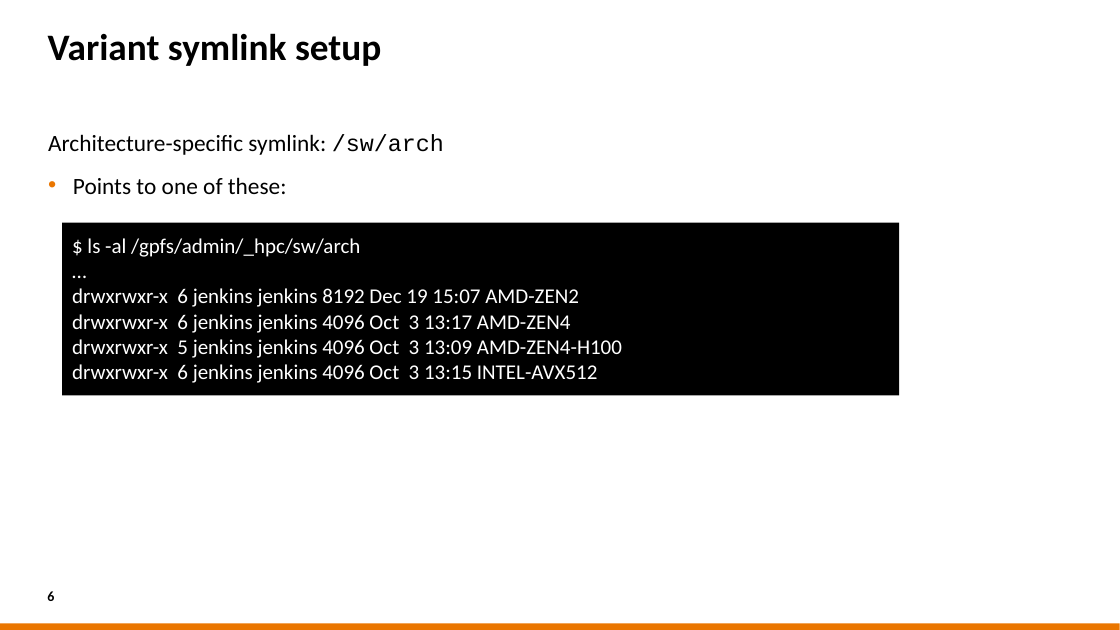
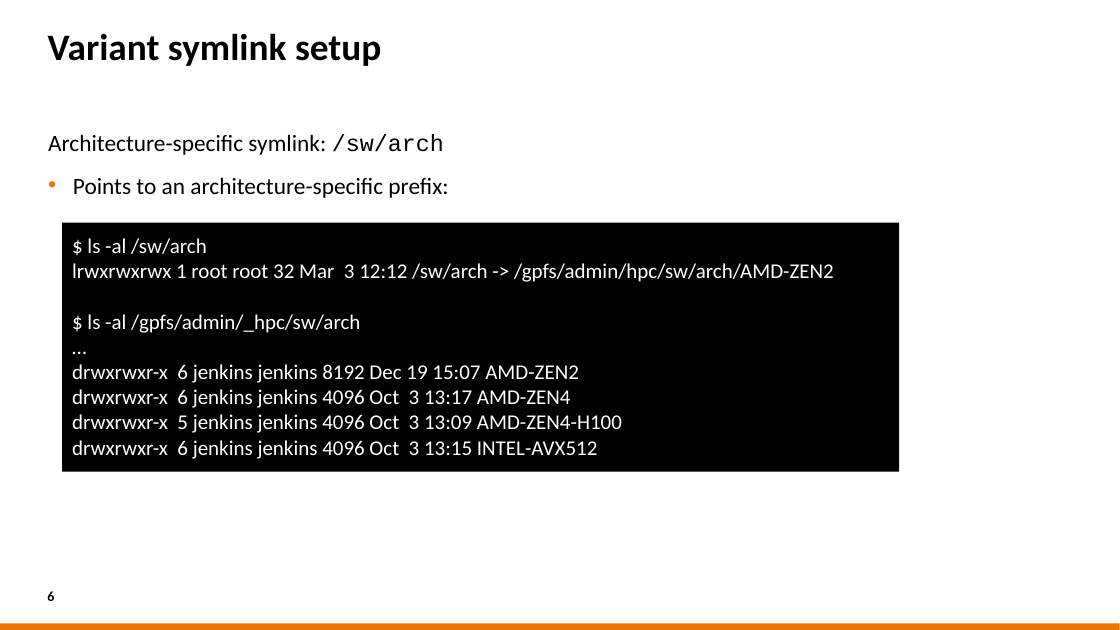
Before and after one commit to casparvl/EUM25, a slide deck: slide 6 of 2025-03-18 EasyBuild User Meeting - EasyBuild at SURF.pptx. Drawn at 1120x630 pixels with LibreOffice and Linux fonts; fonts in the diff are those of the drawing; background and template pictures are left out. Boxes give left, top, right and bottom in pixels: in the first picture for what was removed or moved away, otherwise in the second. Text is boxed around its words. In the diff, an @@ line names an element or a change of style, - is before the commit and + after.

```diff
--- a/2025-03-18 EasyBuild User Meeting - EasyBuild at SURF.pptx
+++ b/2025-03-18 EasyBuild User Meeting - EasyBuild at SURF.pptx
@@ text at bbox=[73, 177, 448, 198]: text changed @@
-• Points to one of these:
+• Points to an architecture-specific prefix:
@@ rectangle "$ ls -al /sw/arch": place and size @@
-rectangle "$ ls -al /sw/arch" at bbox=[62, 223, 899, 396]
+rectangle "$ ls -al /sw/arch" at bbox=[62, 223, 899, 471]
@@ text in rectangle at bbox=[72, 238, 834, 282]: paragraphs added @@
+$ ls -al /sw/arch
+lrwxrwxrwx 1 root root 32 Mar 3 12:12 /sw/arch -> /gpfs/admin/hpc/sw/arch/AMD-ZEN2
```
Also in this commit, not shown: 7 other slides changed, 2 slides added, 1 other file.
